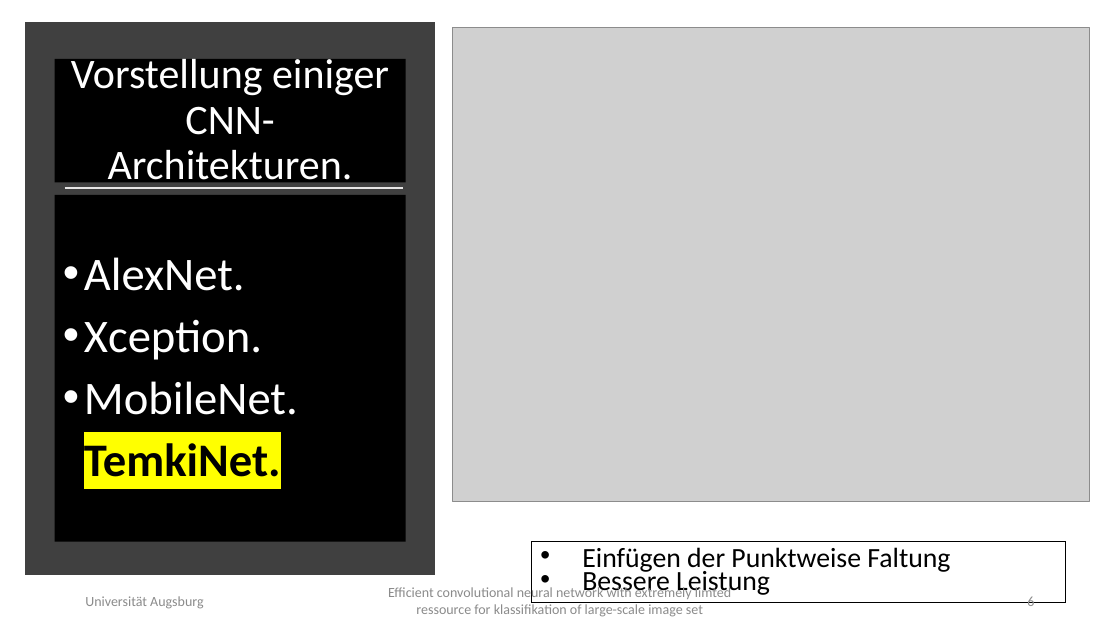
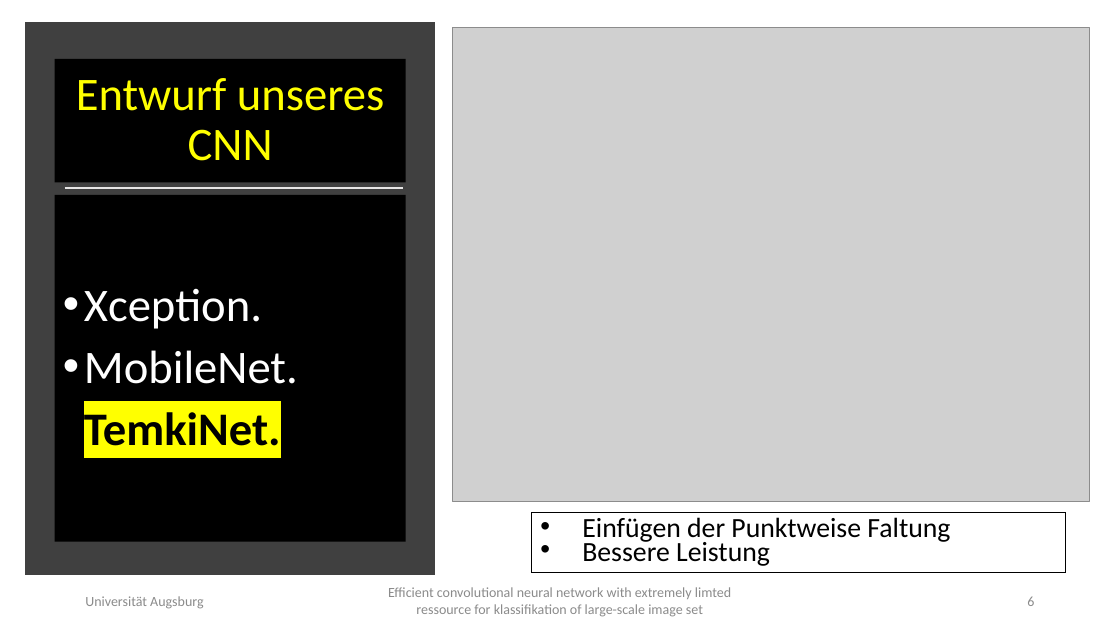
Before and after one commit to TEMKENG/Programme, a slide deck: slide 6 of bachelorarbeit-vorlage/Efficient convolutional neural network with extremely limted ressource.pptx. Drawn at 1120x630 pixels with LibreOffice and Linux fonts; fonts in the diff are those of the drawing; grey boxes stand for pictures. Boxes give left, top, right and bottom in pixels: in the first picture for what was removed or moved away, otherwise in the second. Text is boxed around its words. In the diff, an @@ line names an element or a change of style, - is before the commit and + after.

```diff
--- a/bachelorarbeit-vorlage/Efficient convolutional neural network with extremely limted ressource.pptx
+++ b/bachelorarbeit-vorlage/Efficient convolutional neural network with extremely limted ressource.pptx
@@ title at [76,78,384,161]: text changed; size 36 to 40 pt; text colour #FFFFFF to #FFFF00 @@
-Vorstellung einiger CNN-Architekturen.
+Entwurf unseres CNN
@@ text at [84,257,245,291]: paragraph removed @@
-• AlexNet.
@@ rectangle "Einfügen der Punktweise Faltung": place and size @@
-rectangle "Einfügen der Punktweise Faltung" at [532,542,1065,602]
+rectangle "Einfügen der Punktweise Faltung" at [532,513,1065,573]
```
Also in this commit, not shown: 11 other slides changed, 4 slides added, 11 other files.
